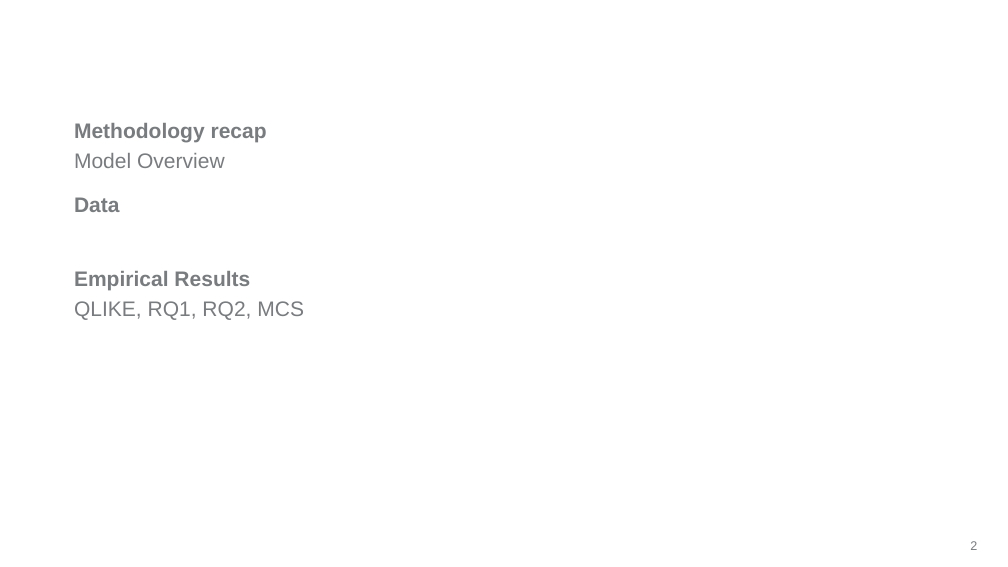
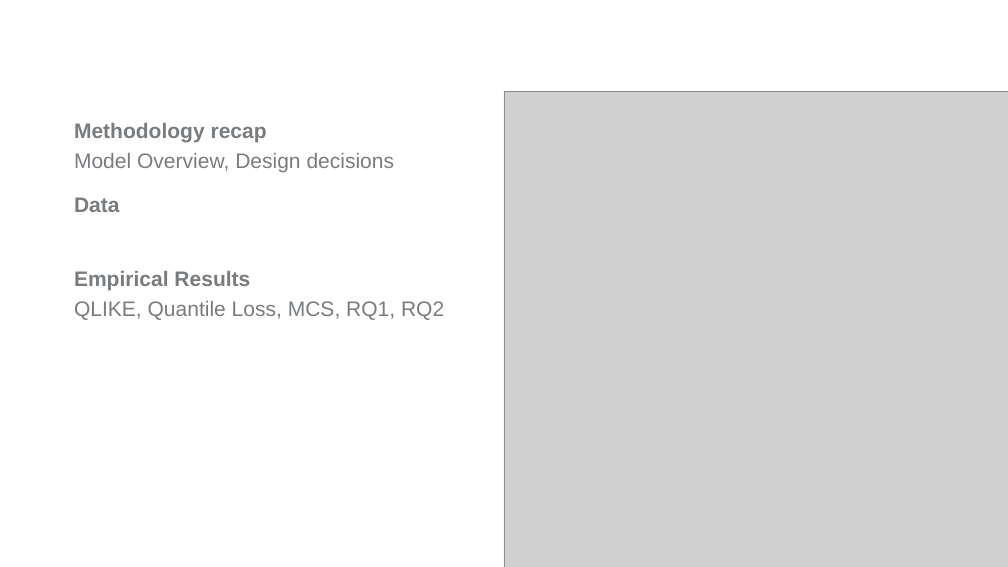
Before and after one commit to Knightowl808/Cocoa, a slide deck: slide 2 of 17_03_26_Bleher.pptx. Drawn at 1008x567 pixels with LibreOffice and Linux fonts; fonts in the diff are those of the drawing; grey boxes stand for pictures; background and template pictures are left out. Boxes give left, top, right and bottom in pixels: in the first picture for what was removed or moved away, otherwise in the second. Text is boxed around its words. In the diff, an @@ line names an element or a change of style, - is before the commit and + after.

```diff
--- a/17_03_26_Bleher.pptx
+++ b/17_03_26_Bleher.pptx
@@ picture added at (504, 91, 1008, 567) @@
@@ text at (74, 153, 395, 172): text changed @@
-Model Overview
+Model Overview, Design decisions
@@ text at (74, 301, 444, 320): text changed @@
-QLIKE, RQ1, RQ2, MCS
+QLIKE, Quantile Loss, MCS, RQ1, RQ2
@@ page number removed at (970, 541, 977, 550) @@
-2
```
Also in this commit, not shown: 3 other slides changed, 1 slide added, 3 slides removed.
